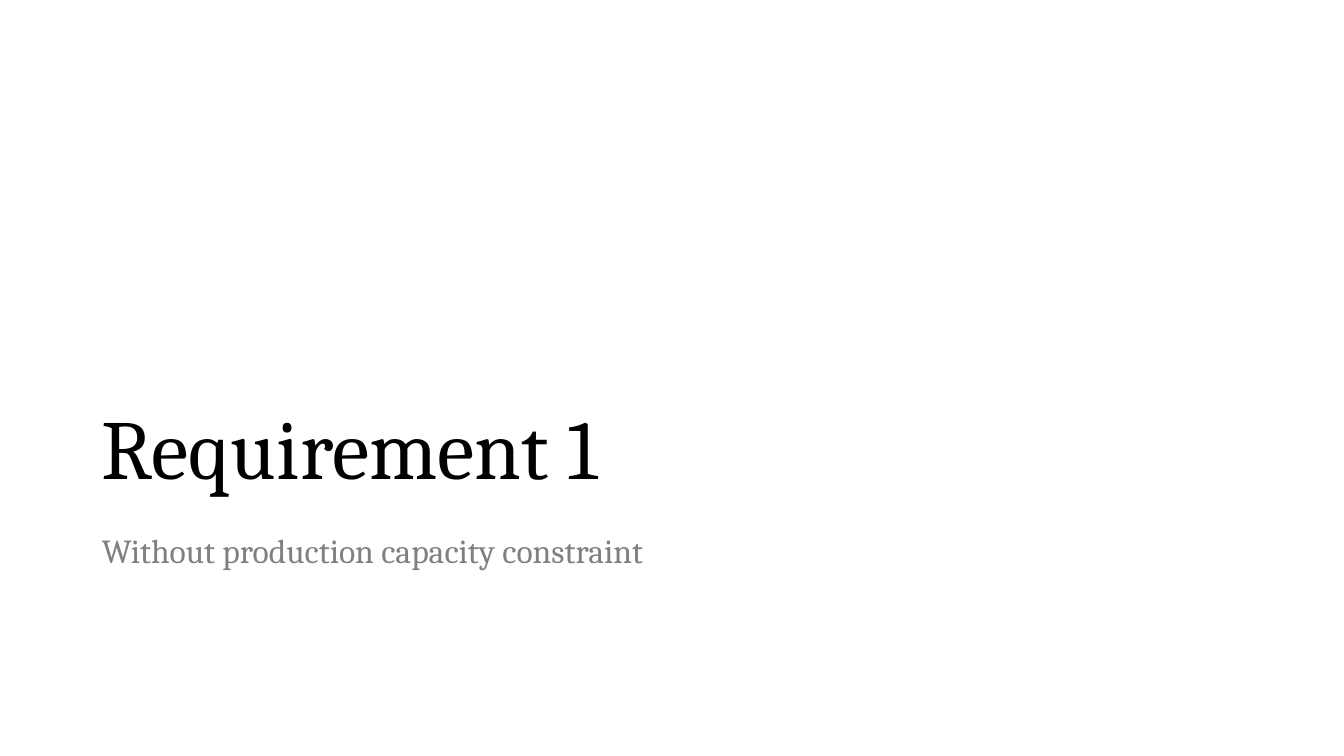
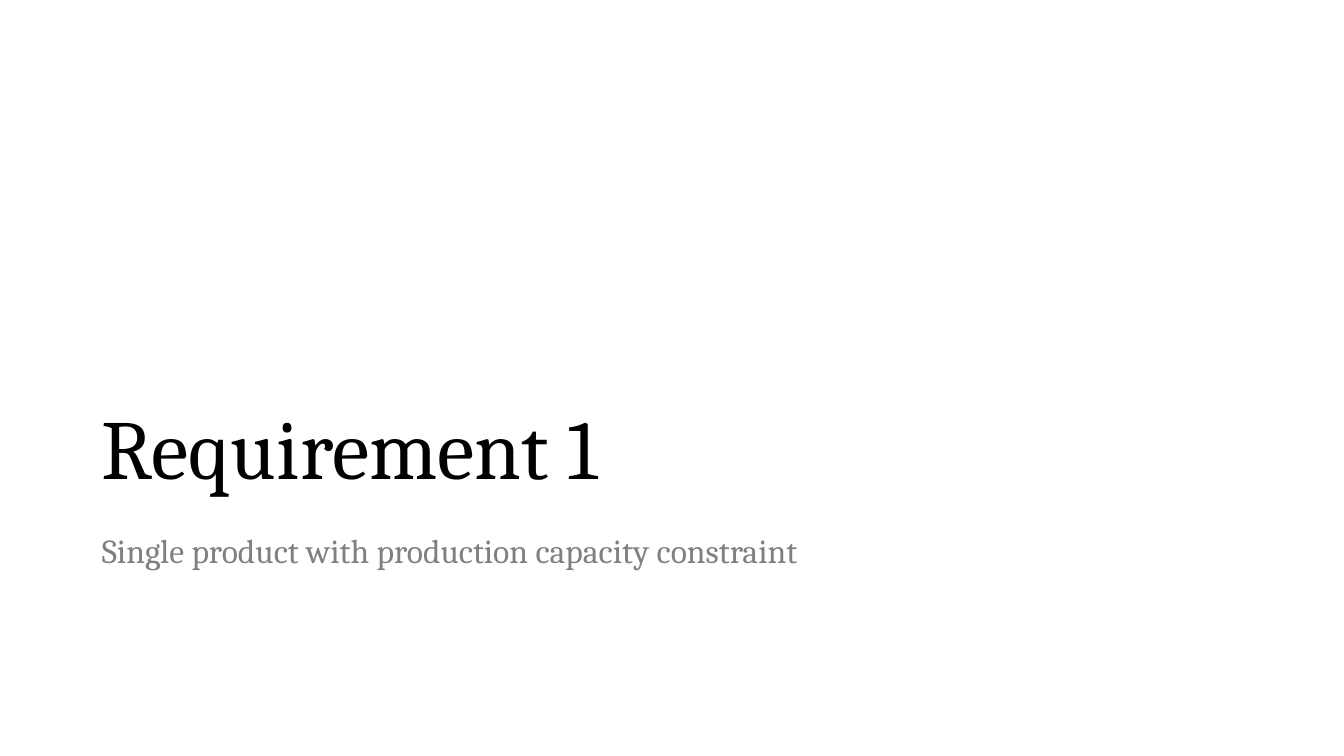
Before and after one commit to peetceenatoo/online-learning, a slide deck: slide 2 of Slides.pptx. Drawn at 1344x756 pixels with LibreOffice and Linux fonts; fonts in the diff are those of the drawing. Boxes give left, top, right and bottom in pixels: in the first picture for what was removed or moved away, otherwise in the second. Text is boxed around its words. In the diff, an @@ line names an element or a change of style, - is before the commit and + after.

```diff
--- a/Slides.pptx
+++ b/Slides.pptx
@@ text at [102, 539, 798, 571]: text changed @@
-Without production capacity constraint
+Single product with production capacity constraint
```
Also in this commit, not shown: 15 other slides changed, 2 slides added, 4 slides removed, 2 other files.
